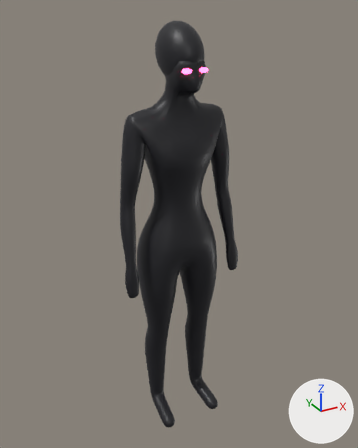
The glTF model klangviz/src/jsMain/resources/liveact/notstrom/sirene.glb as it was, and as the next commit left it.
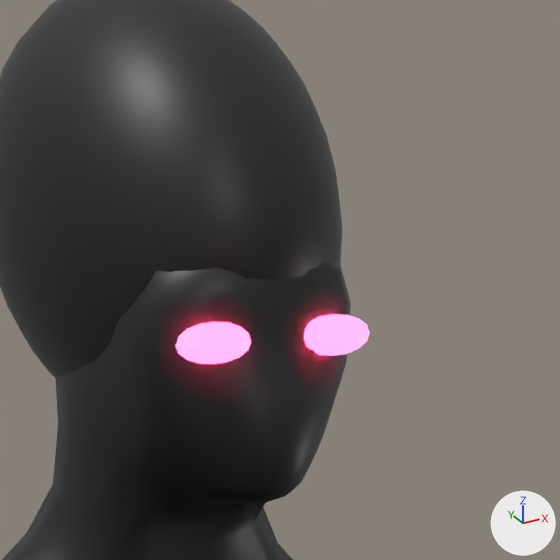
Old and new are each drawn whole from a 50 mm lens placed at (-0.891, -1.631, 1.75), pointed at (0.013, 0.012, 0.928) and again close up on the part from 44% to 65% of the width and 5% to 23% of the height. Every picture has the same lights, and +X, +Y and +Z are marked at lower right. The older version's two pictures come first.

Names of what the first close-up shows: 'sirene'.
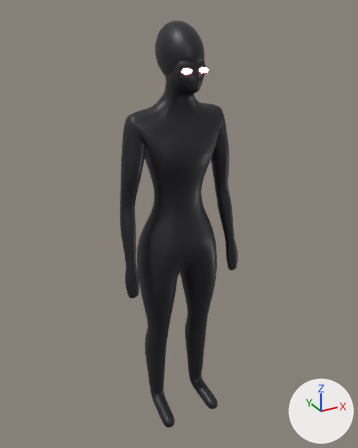
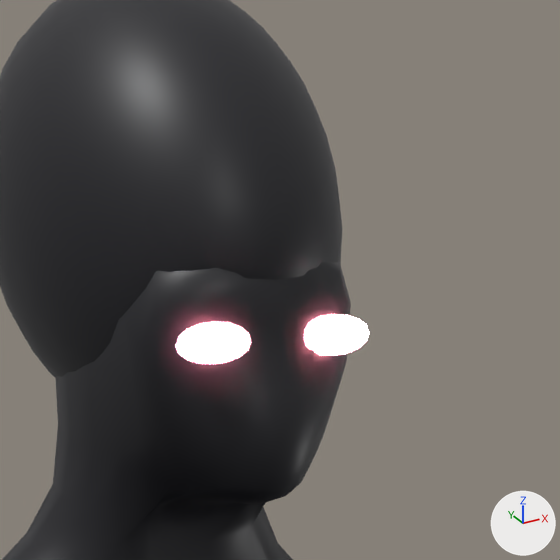
Edits to the bpy script that builds the scene:
```text
Change mat_sirene_eyes:
    mat_sirene_eyes.emission_color: (1.0, 0.02, 0.09) -> (1.0, 0.24, 0.32)  # red #ff2755 -> pink #ff8699
```

Changed parts and their boxes [x1, y1, x2, y2] in the close-ups (560 x 560 px):
'sirene', recoloured: [166, 298, 370, 384] in both
